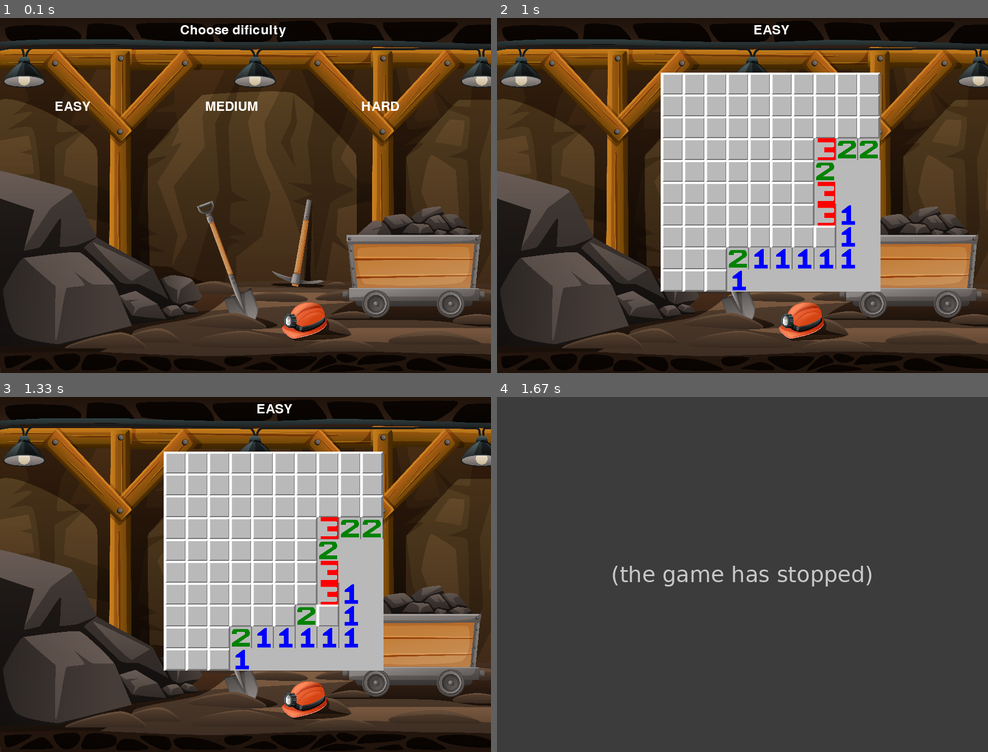
Above: before the commit, frames 1-4 (two rows, left to right).
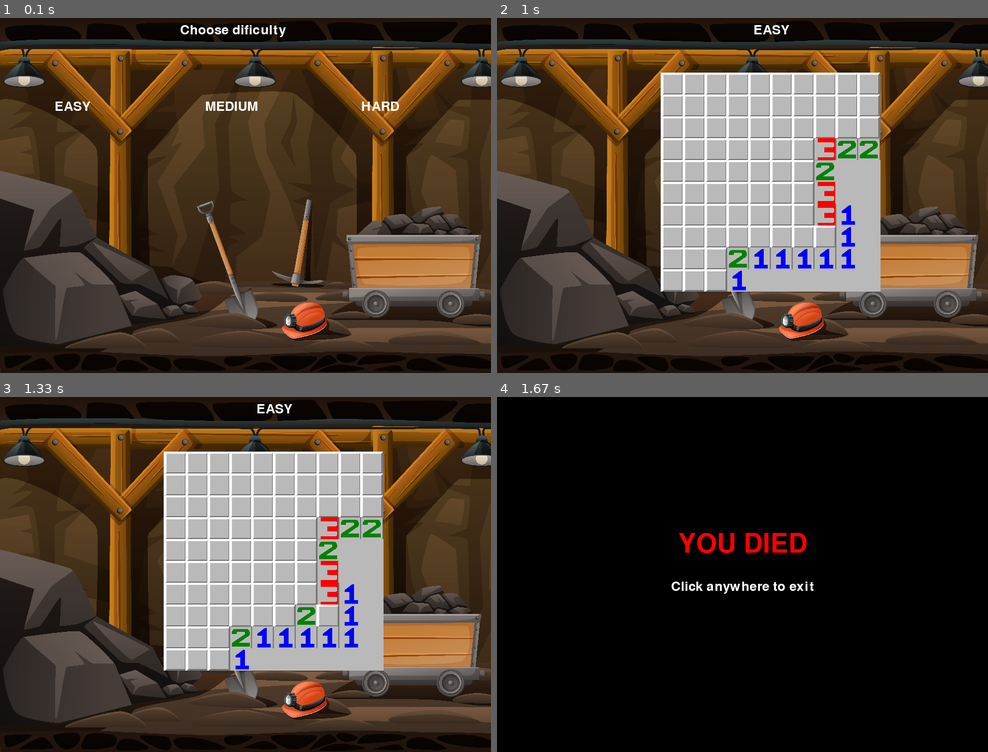
Above: after the commit, the same moments.

Repository: quollcucumber/pygameschoolproject
Game: pygame game, started from main.py
The game is run twice, just before and just after one commit, with the same random seed, the same clock (stepped at 60 frames per second) and the same inputs.
Inputs (mouse positions are in pixels of both pictures, inside the frame that each line leads up to):
- Up to frame 1 (0.1 s): no input
- Up to frame 2 (1 s): click (585, 106) at 0.38 s; click (791, 273) at 0.72 s
- Up to frame 3 (1.33 s): click (304, 606) at 1.05 s
- Up to frame 4 (1.67 s): click (717, 666) at 1.38 s

Frames 1-3 are identical in both runs. In frame 4, 100% of the frame differs, in the area x 0-100%, y 0-100%.
Before the commit the program exited at 1.4 s; later frames show no game.

Commit message:
Update main.py
I have added sounds and death/win screen

Diff:
--- a/main.py
+++ b/main.py
@@ -13,6 +13,10 @@
 font = pygame.font.Font(None, 36)
 
 clock = pygame.time.Clock()
+dig_sound = pygame.mixer.Sound("Digging Sound.mp3")
+flag_sound = pygame.mixer.Sound("Flag put down.mp3")
+bomb_sound = pygame.mixer.Sound("Explosion.mp3")
+correct_dig_sound = pygame.mixer.Sound("Correct Dig.mp3")
 
 
 def resize_image(img, new_height):
@@ -45,6 +49,8 @@
 
 
 running = True
+game_over = False
+game_won = False
 background = pygame.image.load("Minesweeper Mine.jpg")
 background = resize_image(background, 650)
 while running:
@@ -54,7 +60,6 @@
     screen.blit(text, (100, 150))
     dificultytext = font.render("Choose dificulty", True, (255, 255, 255))
     screen.blit(dificultytext, (330, 10))
-    # TODO Hadrien make better easy medium hard images
     for event in pygame.event.get():
         if event.type == pygame.QUIT:
             running = False
@@ -205,6 +210,7 @@
     if youwin() == 1:
         print("YOU WIN!")
         running = False
+        game_won = True
     screen.fill((255, 255, 255))
     screen.blit(background, (0, 0))
     for i in range(rows):
@@ -257,12 +263,18 @@
                 if 0 <= row < rows and 0 <= col < cols:
                     q.append((row, col))
                     bfs()
+                    dig_sound.play()
                     if find(row, col) == 10:
+                        bomb_sound.play()
                         print("YOU DIED")
                         running = False
+                        game_over = True
+                    else:
+                        correct_dig_sound.play()
 
             elif event.button == 3:
                 #right click, add/remove a flag
+                flag_sound.play()
                 pos = pygame.mouse.get_pos()
                 row = int((pos[1] - 100) / int(400 / cols))
                 col = int((pos[0] - 300) / int(400 / rows))
@@ -272,6 +284,53 @@
     clock.tick(60)
     # running = False
 
+if game_over:
+    death_running = True
+    death_font = pygame.font.Font(None, 72)
+    small_font = pygame.font.Font(None, 36)
+
+    pygame.mixer.Sound("Explosion.mp3")
+
+    while death_running:
+        screen.fill((0, 0, 0))
+
+        title = death_font.render("YOU DIED", True, (255, 0, 0))
+        msg = small_font.render("Click anywhere to exit", True, (255, 255, 255))
+
+        screen.blit(title, (WIDTH // 2 - title.get_width() // 2, HEIGHT // 2 - 80))
+        screen.blit(msg, (WIDTH // 2 - msg.get_width() // 2, HEIGHT // 2 + 10))
+
+        for event in pygame.event.get():
+            if event.type == pygame.QUIT:
+                death_running = False
+            if event.type == pygame.MOUSEBUTTONDOWN:
+                death_running = False
+
+        pygame.display.flip()
+        clock.tick(60)
+
+if game_won:
+    win_running = True
+    win_font = pygame.font.Font(None, 72)
+    small_font = pygame.font.Font(None, 36)
+
+    while win_running:
+        screen.fill((0, 0, 0))
+
+        title = win_font.render("YOU WIN!", True, (0, 255, 0))
+        msg = small_font.render("Click anywhere to exit", True, (255, 255, 255))
+
+        screen.blit(title, (WIDTH // 2 - title.get_width() // 2, HEIGHT // 2 - 80))
+        screen.blit(msg, (WIDTH // 2 - msg.get_width() // 2, HEIGHT // 2 + 10))
+
+        for event in pygame.event.get():
+            if event.type == pygame.QUIT:
+                win_running = False
+            if event.type == pygame.MOUSEBUTTONDOWN:
+                win_running = False
+
+        pygame.display.flip()
+        clock.tick(60)
+
 pygame.quit()
-
 sys.exit()
